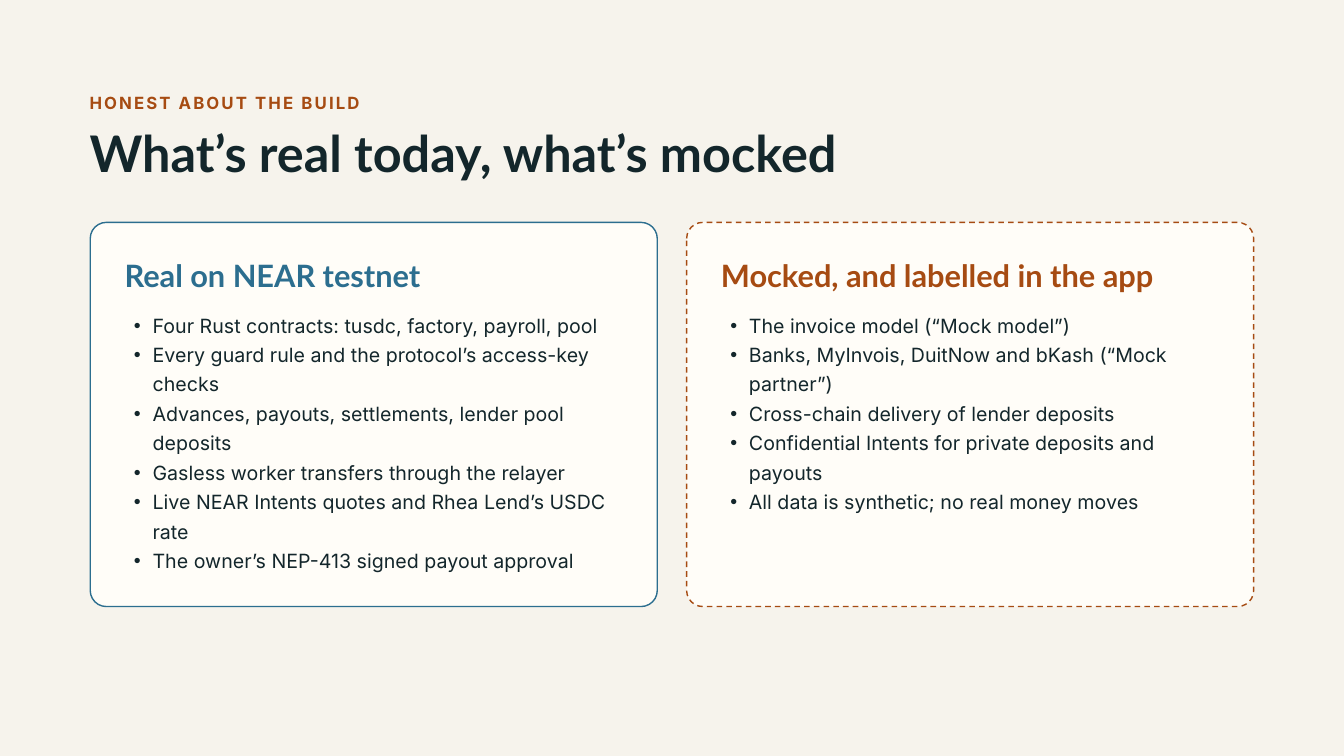
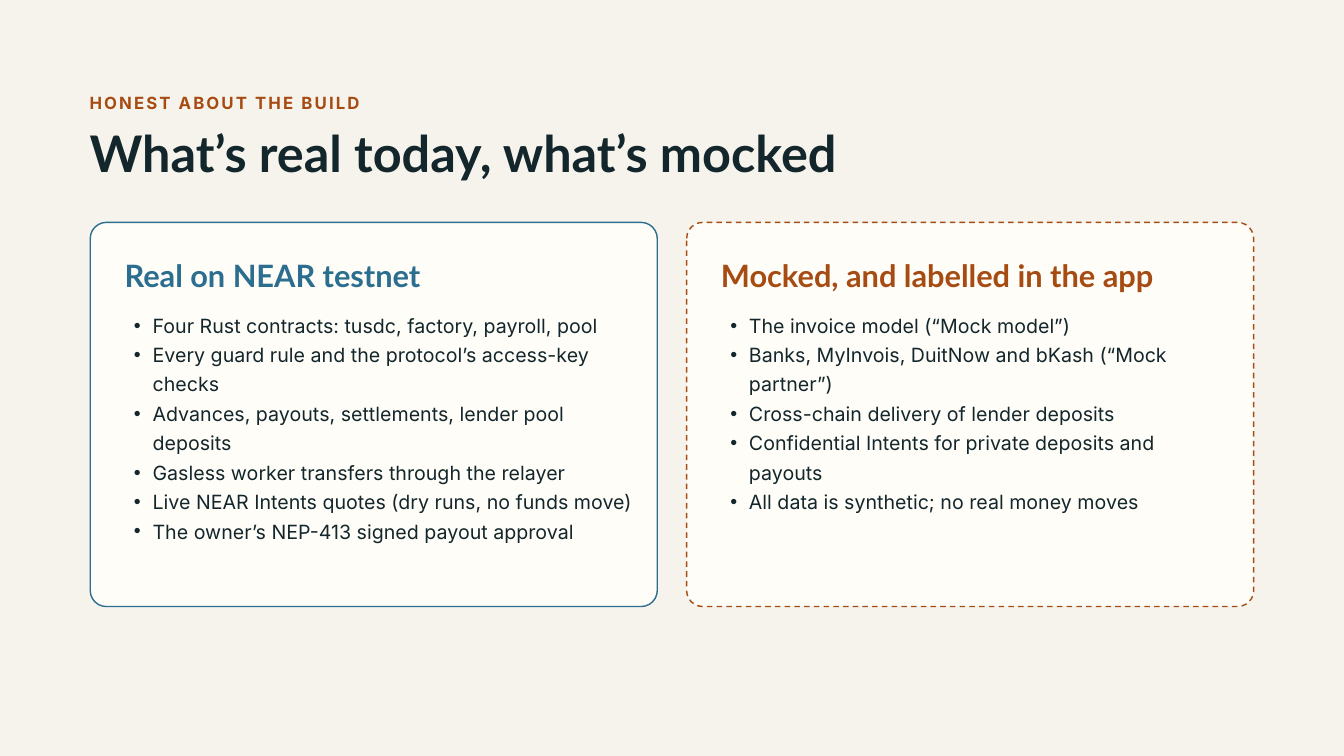
Before and after one commit to zequann/homeroll, a slide deck: slide 14 of Homeroll-Presentation-Slides.pptx. Drawn at 1344x756 pixels with LibreOffice and Linux fonts; fonts in the diff are those of the drawing. Boxes give left, top, right and bottom in pixels: in the first picture for what was removed or moved away, otherwise in the second. Text is boxed around its words. In the diff, an @@ line names an element or a change of style, - is before the commit and + after.

```diff
--- a/Homeroll-Presentation-Slides.pptx
+++ b/Homeroll-Presentation-Slides.pptx
@@ text at (153, 494, 632, 513): text changed @@
-• Live NEAR Intents quotes and Rhea Lend’s USDC rate
+• Live NEAR Intents quotes (dry runs, no funds move)
```
Also in this commit, not shown: 1 other slide changed.
